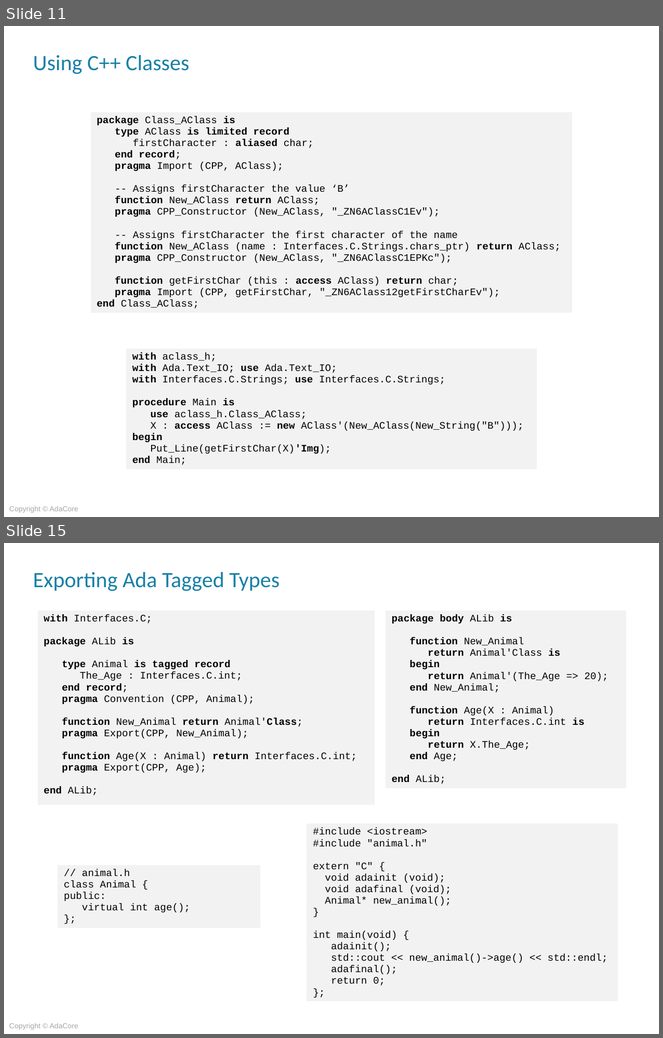
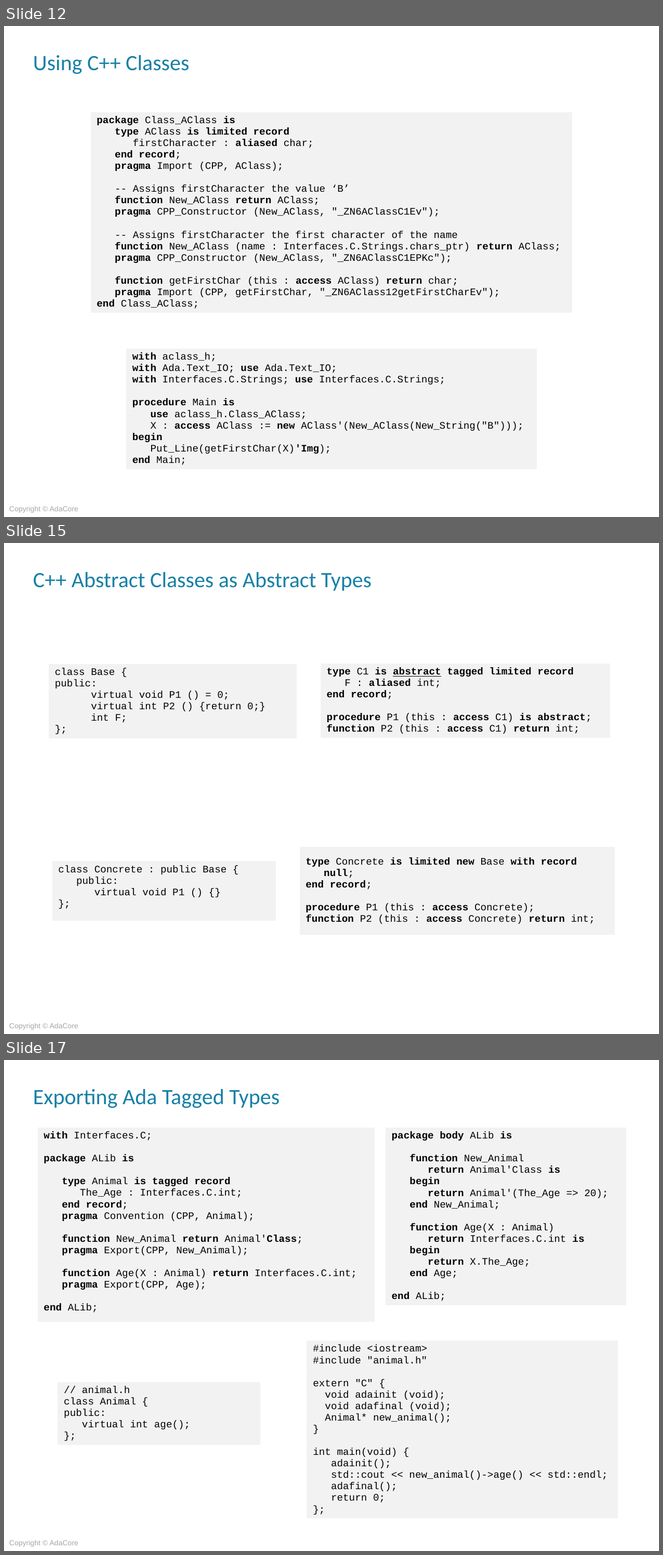
Before and after one commit to AdaCoreU/Courses, a slide deck: lectures/04_Mixed_Language_Programming_In_Ada/03_Ada_and_C++/Slides/03_Ada_and_C++.pptx. Shown one above the other, each under a label of ours: slides 11 and 15 before the commit, slides 12, 15 and 17 after it; the slides between them are not shown. The pictures are 663x1038 and 663x1555 pixels, drawn with LibreOffice and Linux fonts; fonts in the diff are those of the drawing; background and template pictures are left out. Boxes give left, top, right and bottom in pixels: in the first picture for what was removed or moved away, otherwise in the second. Text is boxed around its words. In the diff, an @@ line names an element or a change of style, - is before the commit and + after.

```diff
--- a/lectures/04_Mixed_Language_Programming_In_Ada/03_Ada_and_C++/Slides/03_Ada_and_C++.pptx
+++ b/lectures/04_Mixed_Language_Programming_In_Ada/03_Ada_and_C++/Slides/03_Ada_and_C++.pptx
@@ slide 15 added at (4, 543, 659, 1034), background picture (left out); not listed: 1 template element that a slide beside it also shows @@
@@ title added at (33, 572, 372, 591), 24 pt, text #1780A6 @@
+C++ Abstract Classes as Abstract Types
@@ table added at (49, 664, 297, 742), 1 rows, 1 columns @@
+class Base { / public: / virtual void P1 () = 0; / virtual int P2 () {return 0;} / int F; / };
@@ table added at (321, 663, 611, 742), 1 rows, 1 columns @@
+type C1 is abstract tagged limited record / F : aliased int; / end record; / procedure P1 (this : access C1) is abstract; / function P2 (this : access C1) return int;
@@ table added at (299, 847, 616, 936), 1 rows, 1 columns @@
+type Concrete is limited new Base with record / null; / end record; / procedure P1 (this : access Concrete); / function P2 (this : access Concrete) return int;
@@ table added at (52, 861, 276, 922), 1 rows, 1 columns @@
+class Concrete : public Base { / public: / virtual void P1 () {} / };
@@ what was slide 11 is now slide 12 @@
@@ what was slide 15 is now slide 17 @@
```
Also in this commit, not shown: 8 other slides added, 7 slides removed, 1 other file.
